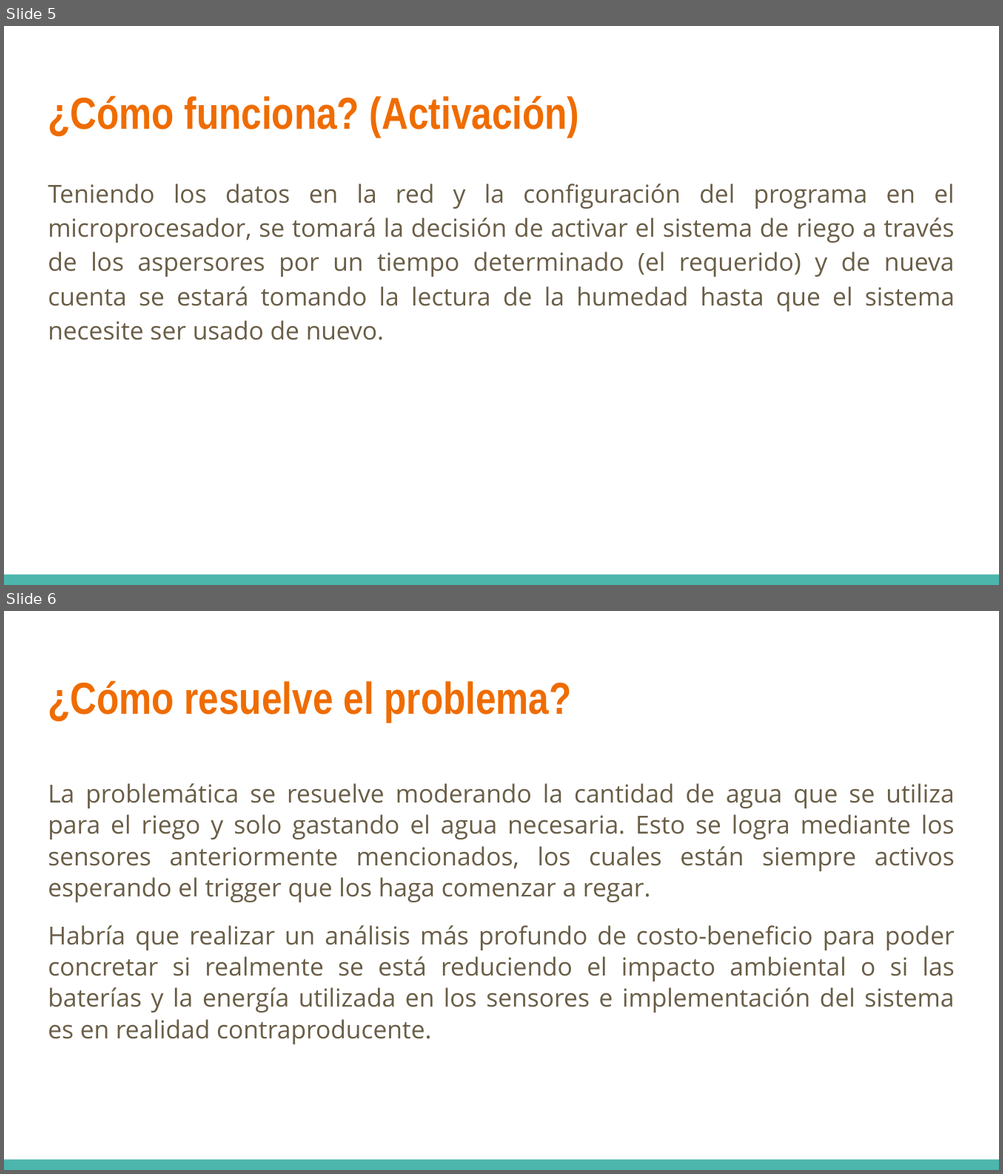
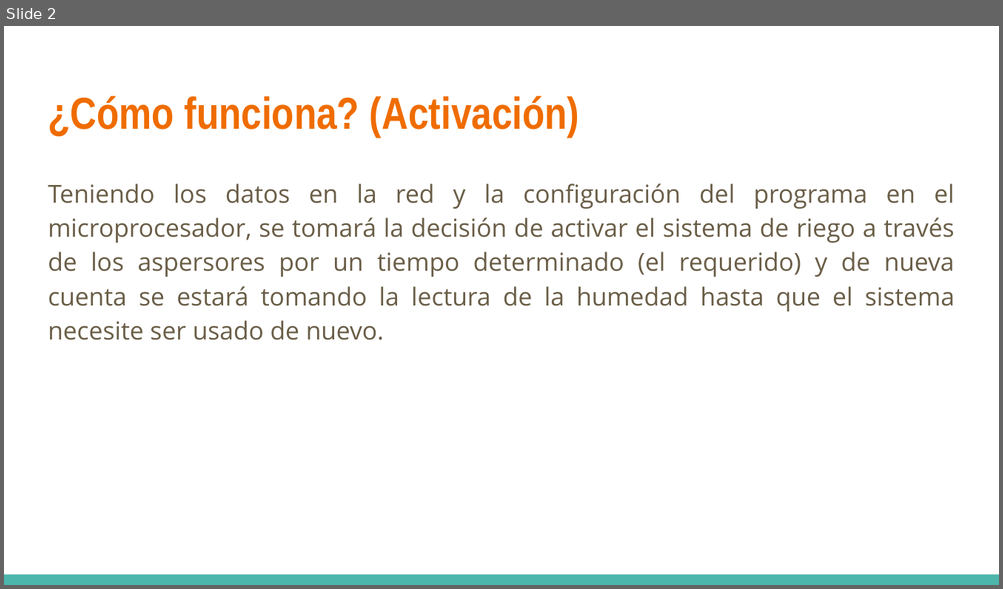
Before and after one commit to Morr13/Equipo4iot, a slide deck: RetoHerramientasComputacionales(Funcionamiento).pptx. Shown one above the other, each under a label of ours: slides 5 and 6 before the commit, slide 2 after it. The pictures are 1003x1174 and 1003x589 pixels, drawn with LibreOffice and Linux fonts; fonts in the diff are those of the drawing. Boxes give left, top, right and bottom in pixels: in the first picture for what was removed or moved away, otherwise in the second. Text is boxed around its words. In the diff, an @@ line names an element or a change of style, - is before the commit and + after.

```diff
--- a/RetoHerramientasComputacionales(Funcionamiento).pptx
+++ b/RetoHerramientasComputacionales(Funcionamiento).pptx
@@ slide 6 removed at (4,611,999,1170), background #FFFFFF; not listed: 1 template element that a slide beside it also shows @@
@@ title removed at (48,681,572,722) @@
-¿Cómo resuelve el problema?
@@ text removed at (48,783,954,1045) @@
-La problemática se resuelve moderando la cantidad de agua que se utiliza para el riego y solo gastando el agua necesaria. Esto se logra mediante los sensores anteriormente mencionados, los cuales están siempre activos esperando el trigger que los haga comenzar a regar.
-Habría que realizar un análisis más profundo de costo-beneficio para poder concretar si realmente se está reduciendo el impacto ambiental o si las baterías y la energía utilizada en los sensores e implementación del sistema es en realidad contraproducente.
@@ what was slide 5 is now slide 2 @@
```
Also in this commit, not shown: 4 other slides removed.
